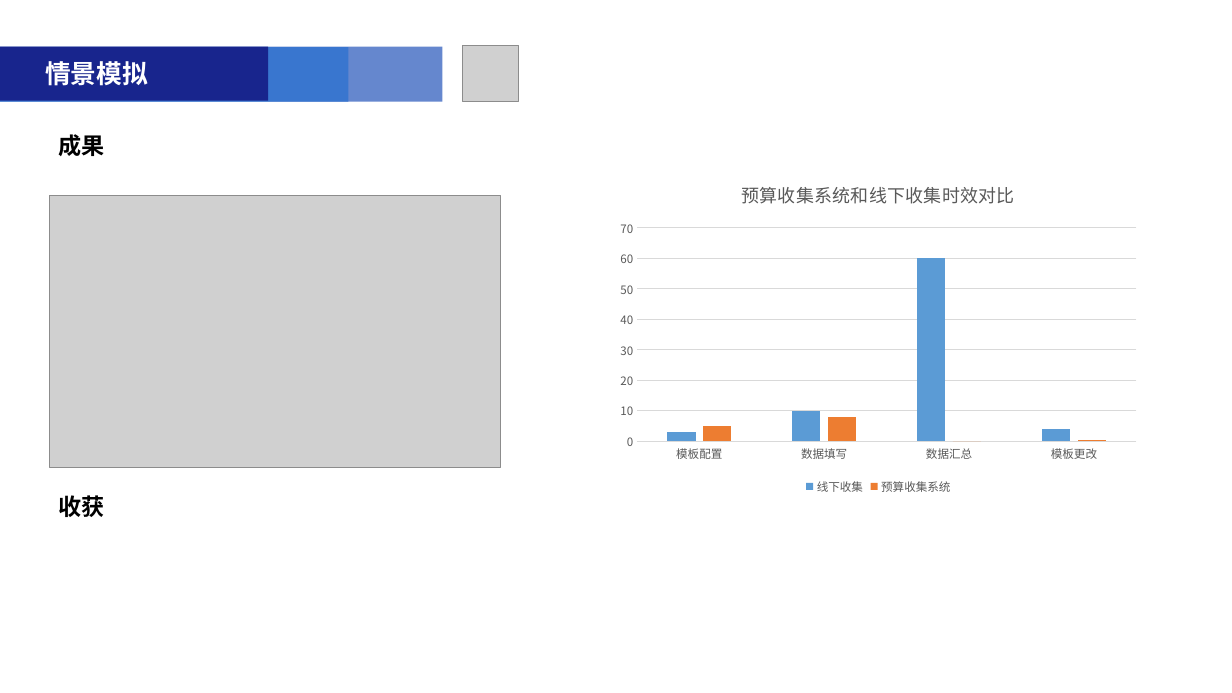
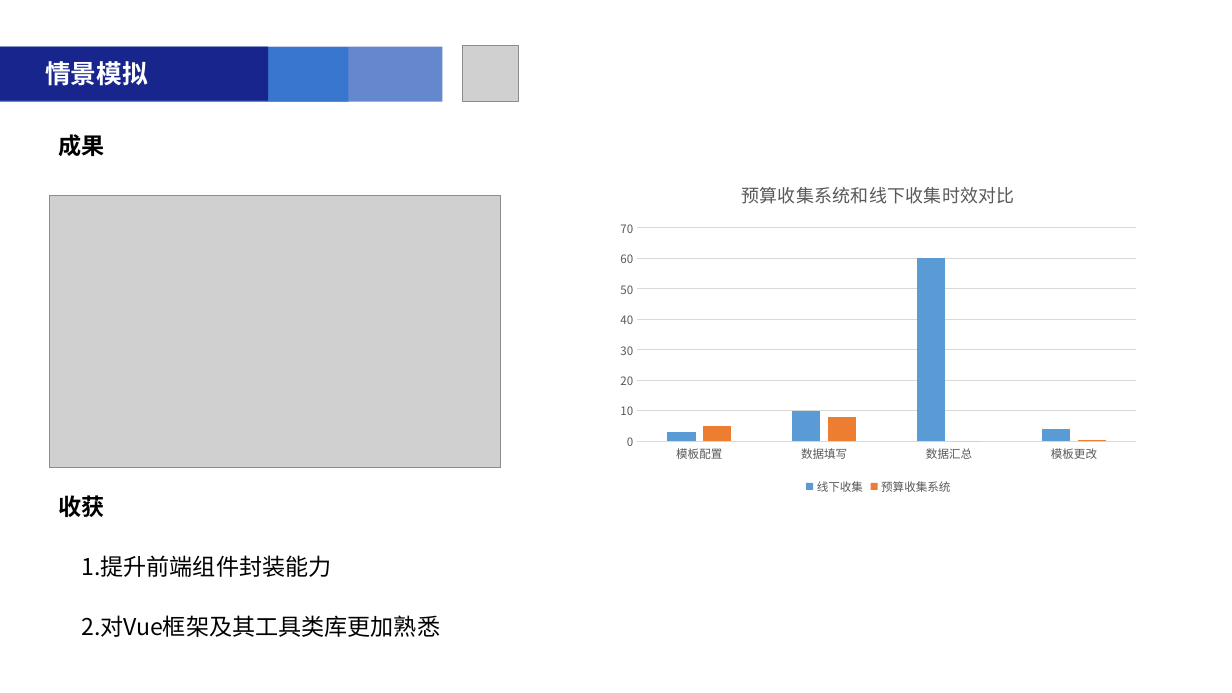
Before and after one commit to liuqiansb/zz, a slide deck: slide 6 of 附件1-2019届大学生转正汇报PPT模板2(1).pptx. Drawn at 1232x693 pixels with LibreOffice and Linux fonts; fonts in the diff are those of the drawing; grey boxes stand for pictures. Boxes give left, top, right and bottom in pixels: in the first picture for what was removed or moved away, otherwise in the second. Text is boxed around its words. In the diff, an @@ line names an element or a change of style, - is before the commit and + after.

```diff
--- a/附件1-2019届大学生转正汇报PPT模板2(1).pptx
+++ b/附件1-2019届大学生转正汇报PPT模板2(1).pptx
@@ text added at (81,555,331,577), 18 pt, text #000000 @@
+1.提升前端组件封装能力
@@ text added at (81,615,440,637), 18 pt, text #000000 @@
+2.对Vue框架及其工具类库更加熟悉
```
Also in this commit, not shown: 5 other slides changed, 3 slides added, 4 slides removed, 2 other files.
